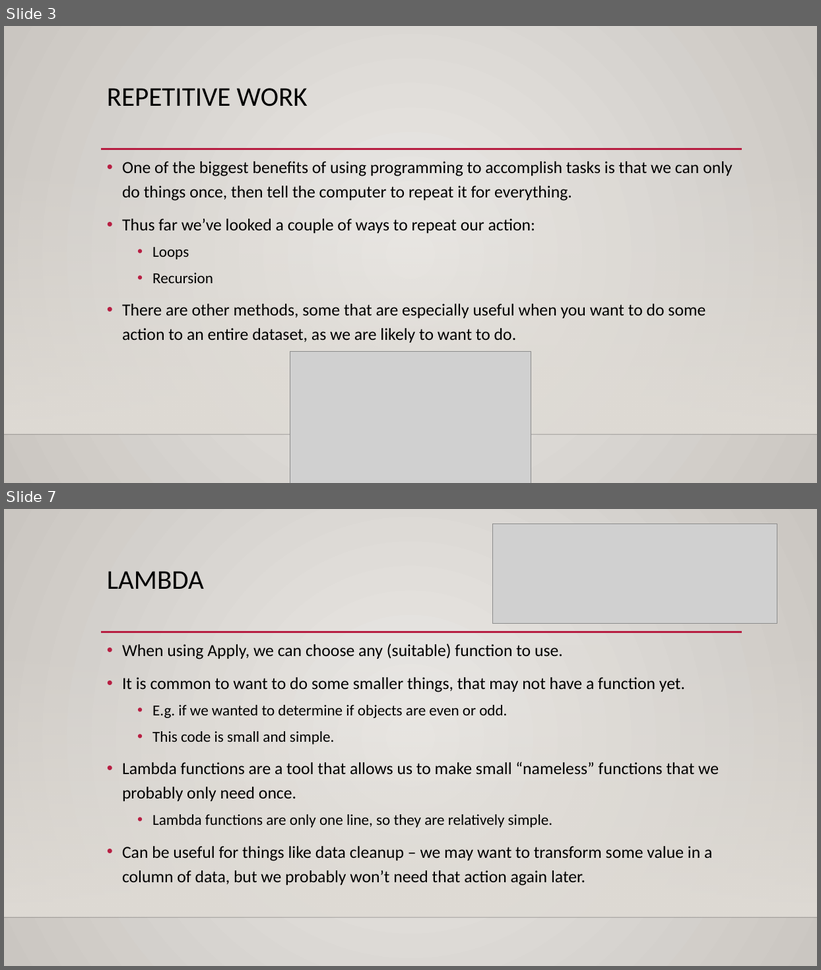
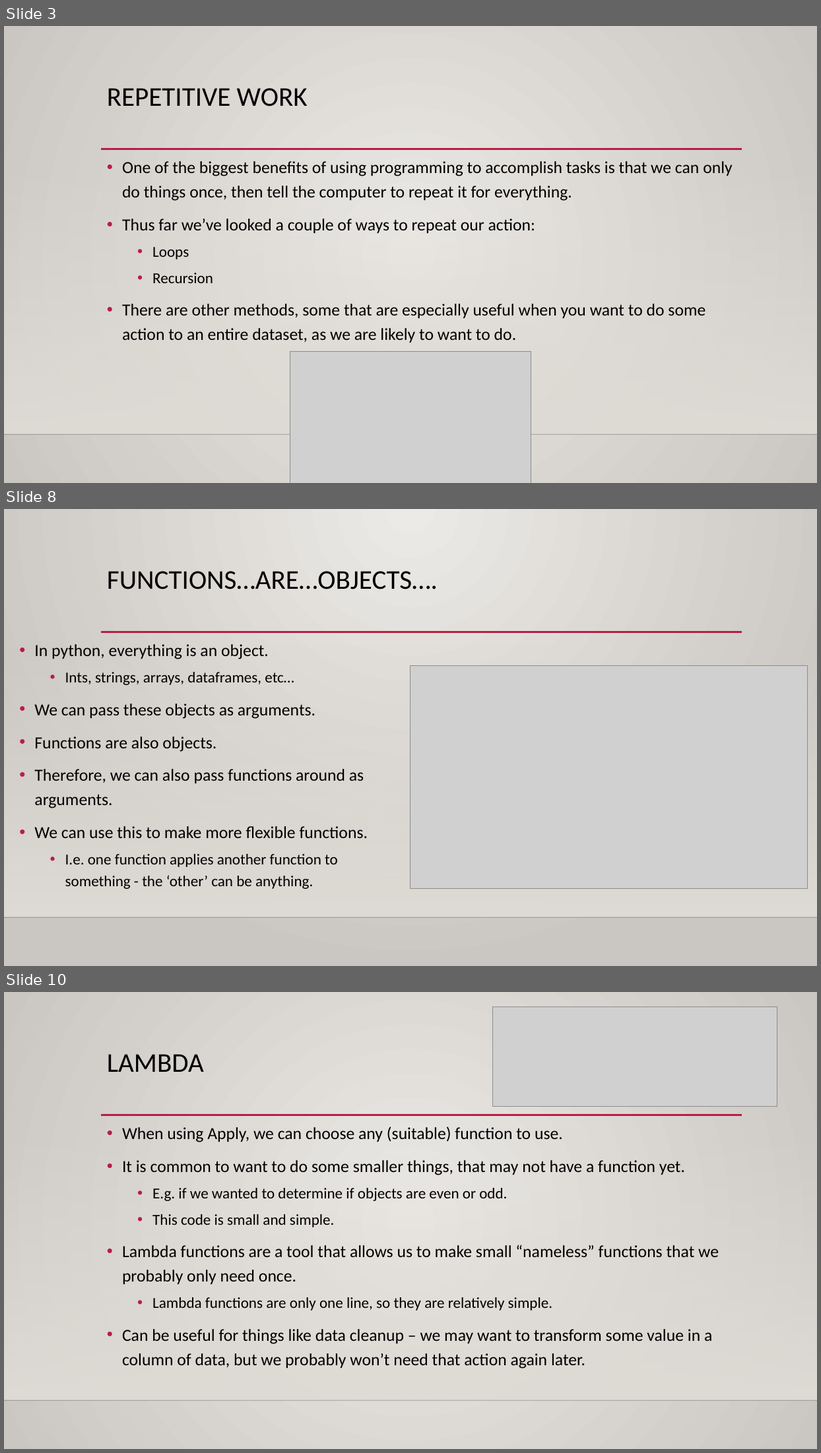
Before and after one commit to AkeemSemperDataScience/Programming_Basics_for_Machine_Learning_Students, a slide deck: reference_material/slides/014_bulk_actions.pptx. Shown one above the other, each under a label of ours: slides 3 and 7 before the commit, slides 3, 8 and 10 after it; the slides between them are not shown. The pictures are 821x970 and 821x1453 pixels, drawn with LibreOffice and Linux fonts; fonts in the diff are those of the drawing; grey boxes stand for pictures; background and template pictures are left out. Boxes give left, top, right and bottom in pixels: in the first picture for what was removed or moved away, otherwise in the second. Text is boxed around its words. In the diff, an @@ line names an element or a change of style, - is before the commit and + after.

```diff
--- a/reference_material/slides/014_bulk_actions.pptx
+++ b/reference_material/slides/014_bulk_actions.pptx
@@ slide 8 added at [4,509,817,966], background gradient #ECEAE7 to #CAC7C1; not listed: 3 template elements that a slide beside it also shows @@
@@ title added at [107,571,438,590], 32 pt, text #000000 @@
+FUNCTIONS…ARE…OBJECTS….
@@ text added at [34,644,368,889], 20 pt, text #000000 @@
+• In python, everything is an object.
+  • Ints, strings, arrays, dataframes, etc…
+• We can pass these objects as arguments.
+• Functions are also objects.
+• Therefore, we can also pass functions around as arguments.
+• We can use this to make more flexible functions.
+  • I.e. one function applies another function to something - the ‘other’ can be anything.
@@ picture added at [411,666,808,890] @@
@@ what was slide 7 is now slide 10 @@
```
Also in this commit, not shown: 4 slides changed, 2 other slides added, 7 other files.
